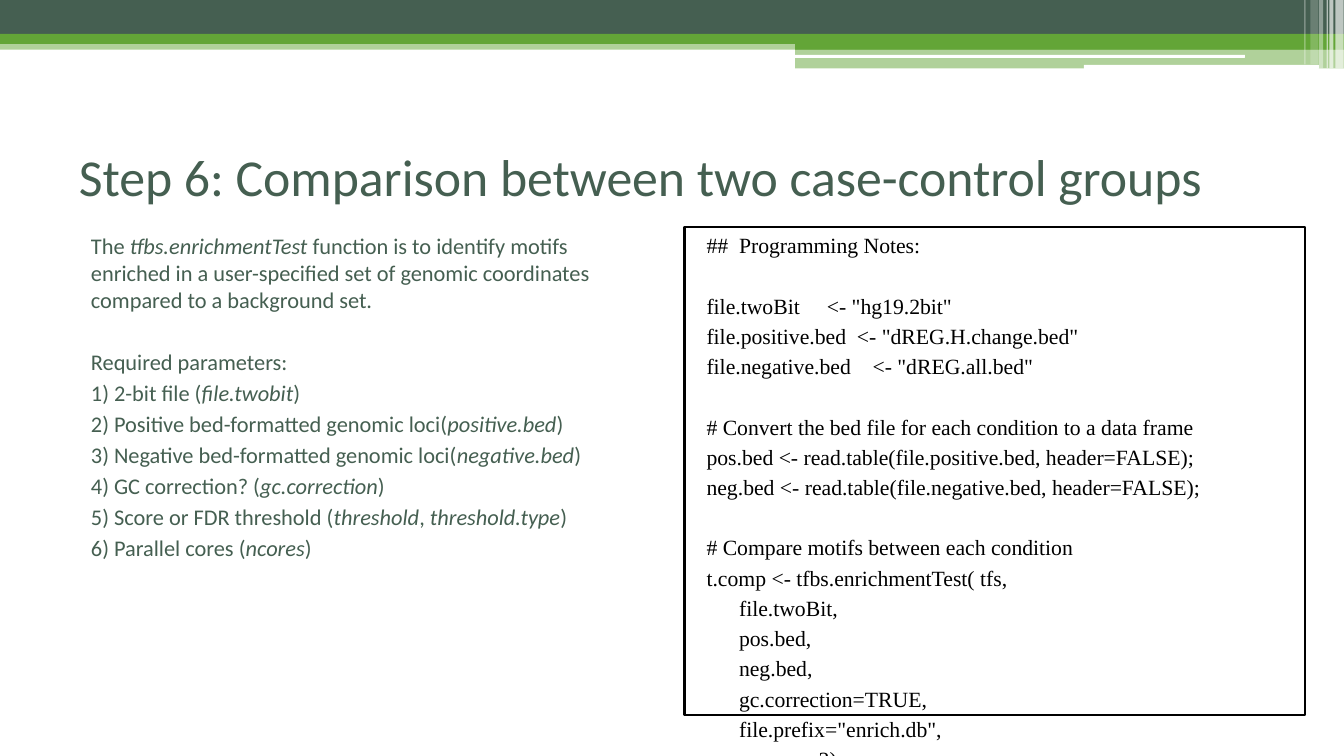
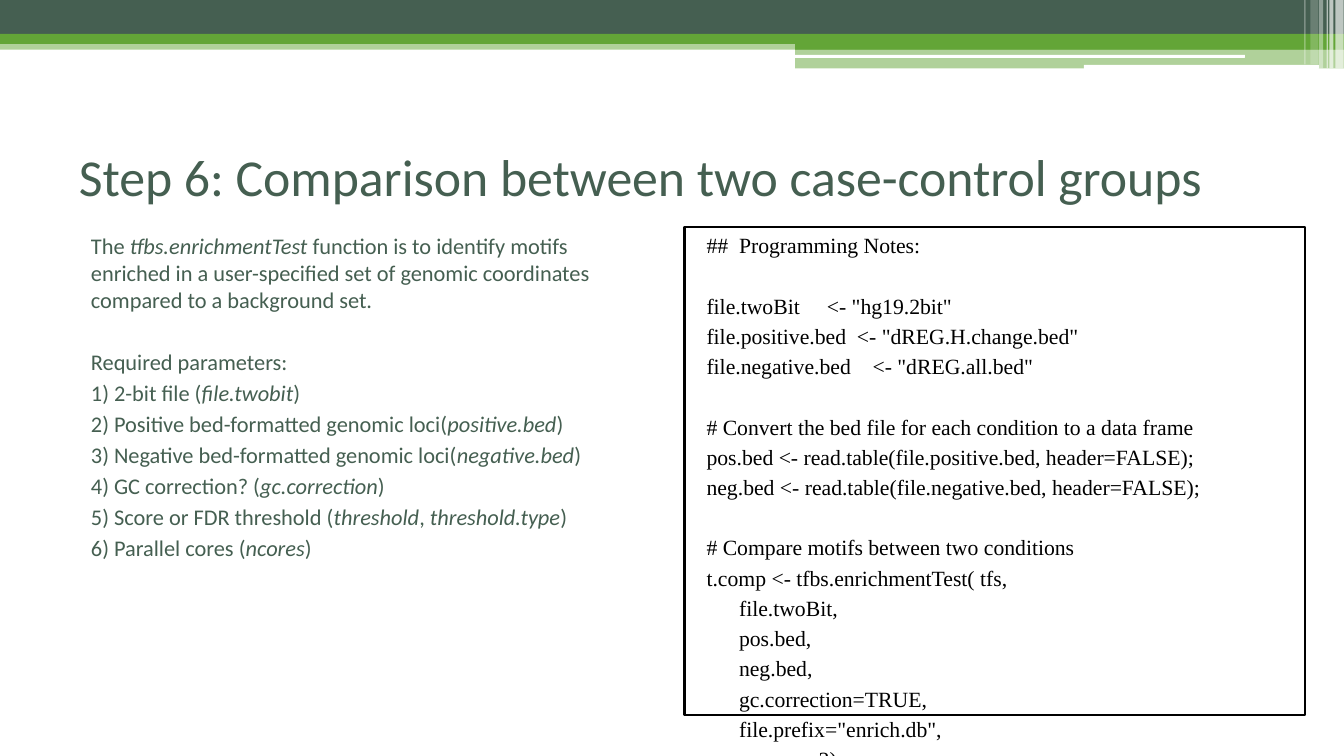
Before and after one commit to Danko-Lab/rtfbs_db, a slide deck: slide 18 of rtfbsdb-tutorial.pptx. Drawn at 1344x756 pixels with LibreOffice and Linux fonts; fonts in the diff are those of the drawing. Boxes give left, top, right and bottom in pixels: in the first picture for what was removed or moved away, otherwise in the second. Text is boxed around its words. In the diff, an @@ line names an element or a change of style, - is before the commit and + after.

```diff
--- a/rtfbsdb-tutorial.pptx
+++ b/rtfbsdb-tutorial.pptx
@@ text in rectangle at <box>723,539,1074,560</box>: text changed @@
-# Compare motifs between each condition
+# Compare motifs between two conditions
```
Also in this commit, not shown: 3 other slides changed.
